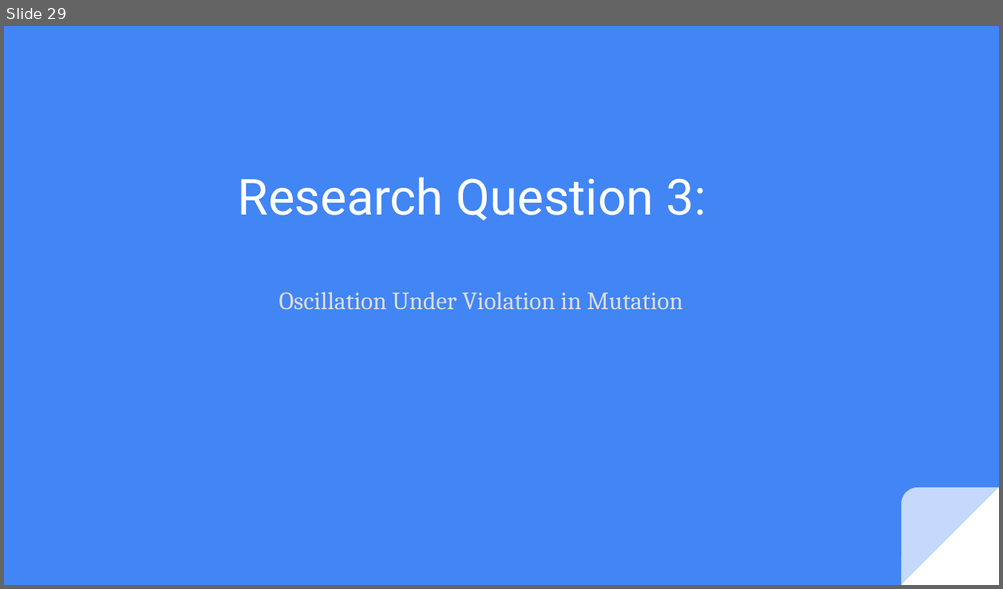
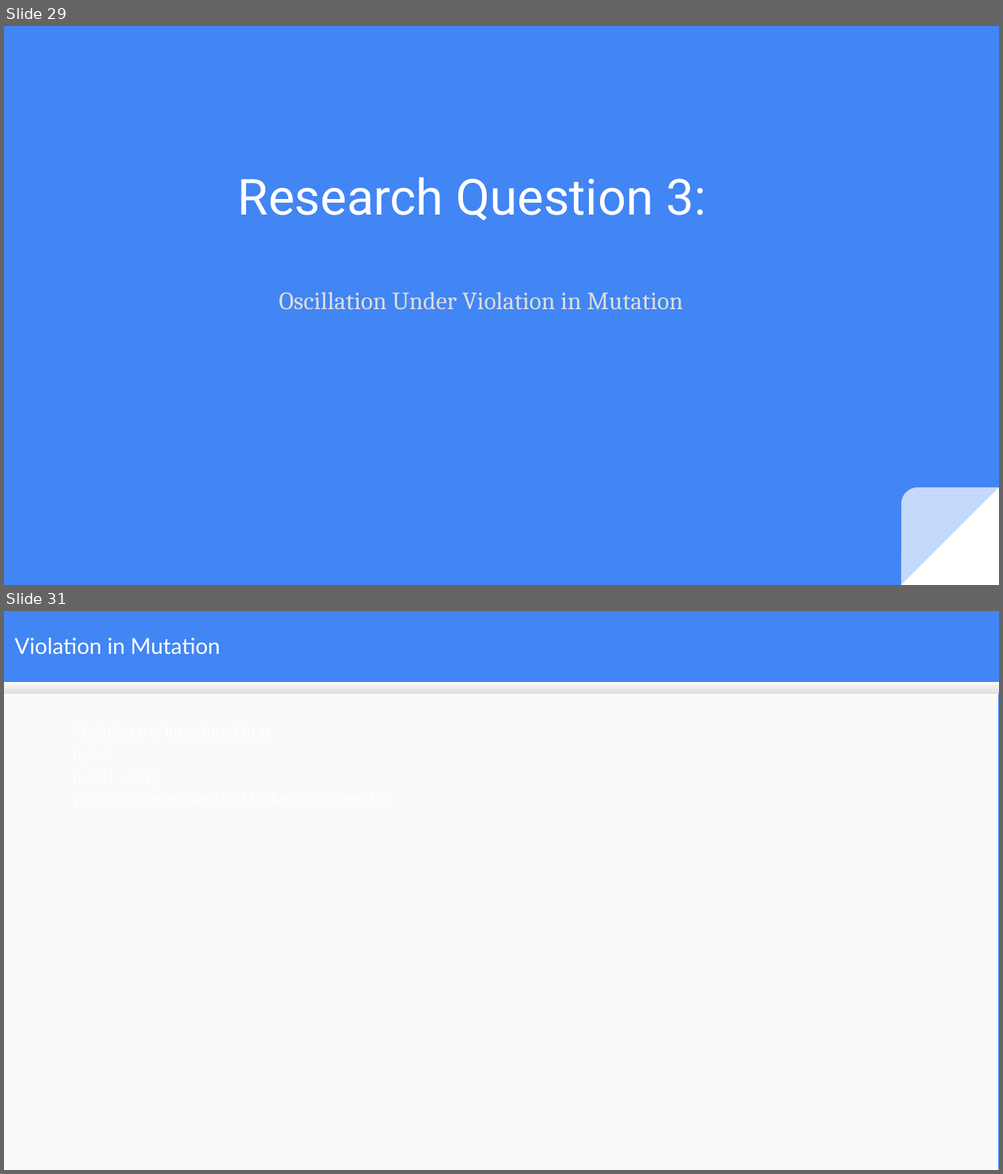
Before and after one commit to mduwalsh/project, a slide deck: thesis_slides_mahendra.odp. Shown one above the other, each under a label of ours: slide 29 before the commit, slides 29 and 31 after it; the slides between them are not shown. The pictures are 1003x589 and 1003x1174 pixels, drawn with LibreOffice and Linux fonts; fonts in the diff are those of the drawing. Boxes give left, top, right and bottom in pixels: in the first picture for what was removed or moved away, otherwise in the second. Text is boxed around its words. In the diff, an @@ line names an element or a change of style, - is before the commit and + after.

```diff
--- a/thesis_slides_mahendra.odp
+++ b/thesis_slides_mahendra.odp
@@ slide 31 added at box(4, 611, 999, 1170), background #4285F4 @@
@@ title added at box(14, 638, 220, 654), 16 pt, text #FFFFFF @@
+Violation in Mutation
@@ rectangle added at box(4, 683, 998, 1170), fill #FAFAFA @@
@@ rectangle added at box(4, 683, 999, 695), fill gradient #F9F9F9 to #DEDEDE @@
```
Also in this commit, not shown: 3 other slides added, 4 other files.
